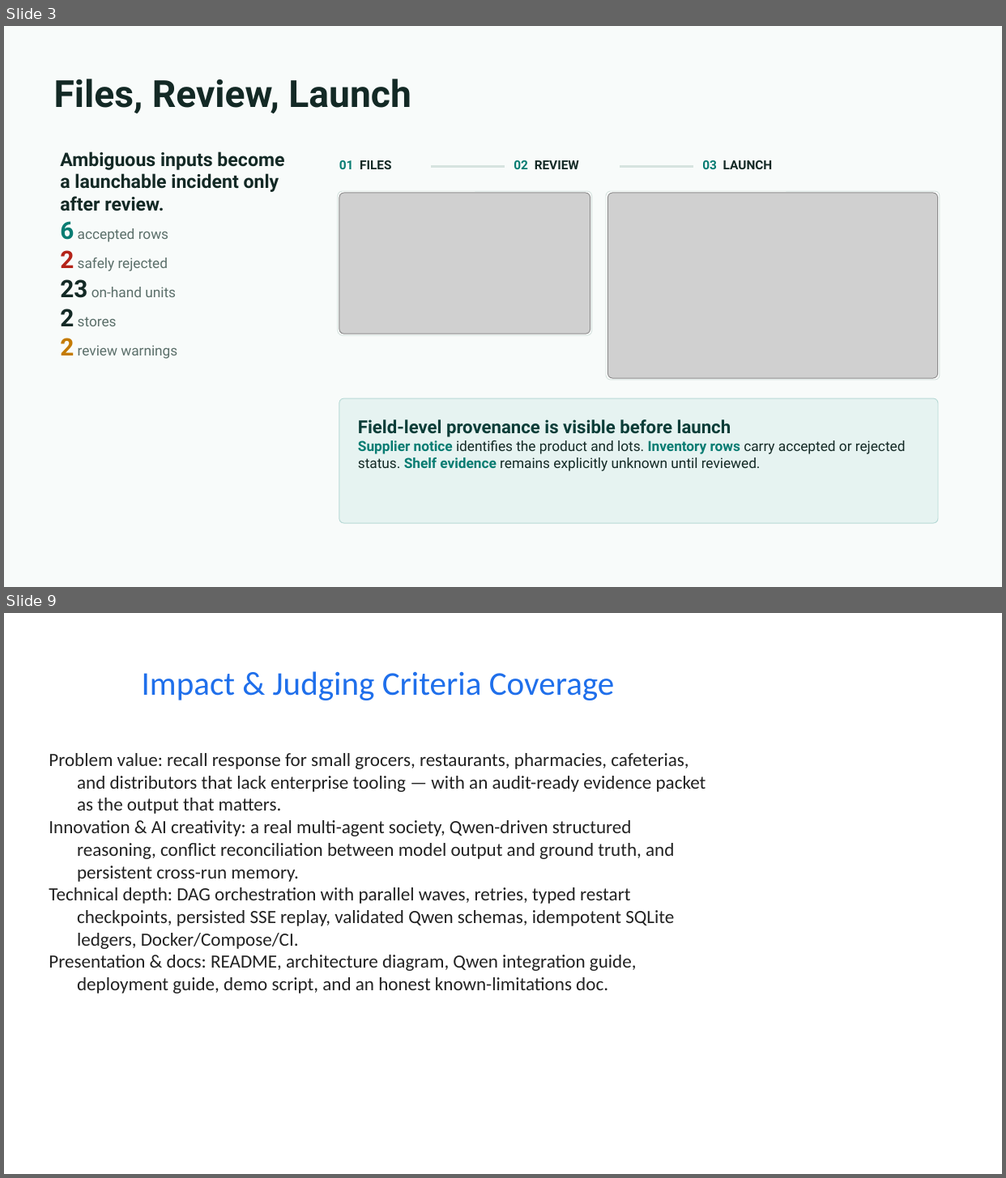
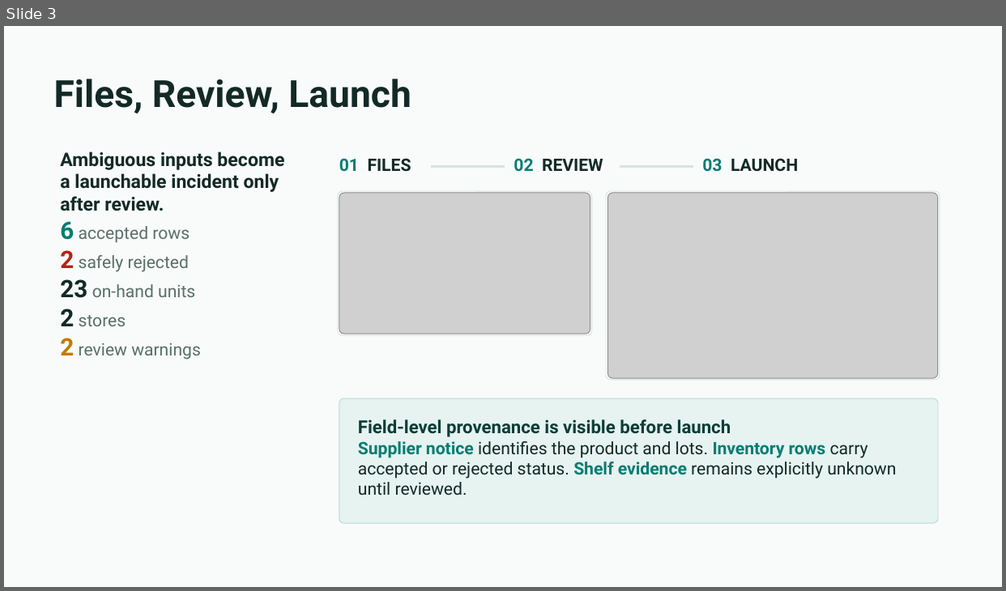
Before and after one commit to ankitranjan-dsai/batchhelm-ai, a slide deck: docs/presentation/batchhelm-ai-hackathon-deck.pptx. Shown one above the other, each under a label of ours: slides 3 and 9 before the commit, slide 3 after it; the slides between them are not shown. The pictures are 1006x1178 and 1006x591 pixels, drawn with LibreOffice and Linux fonts; fonts in the diff are those of the drawing; grey boxes stand for pictures. Boxes give left, top, right and bottom in pixels: in the first picture for what was removed or moved away, otherwise in the second. Text is boxed around its words. In the diff, an @@ line names an element or a change of style, - is before the commit and + after.

```diff
--- a/docs/presentation/batchhelm-ai-hackathon-deck.pptx
+++ b/docs/presentation/batchhelm-ai-hackathon-deck.pptx
@@ slide 9 removed at (4, 613, 1002, 1174), background #FFFFFF @@
@@ title removed at (142, 671, 615, 700) @@
-Impact & Judging Criteria Coverage
@@ text removed at (49, 753, 706, 994) @@
-Problem value: recall response for small grocers, restaurants, pharmacies, cafeterias, and distributors that lack enterprise tooling — with an audit-ready evidence packet as the output that matters.
-Innovation & AI creativity: a real multi-agent society, Qwen-driven structured reasoning, conflict reconciliation between model output and ground truth, and persistent cross-run memory.
-Technical depth: DAG orchestration with parallel waves, retries, typed restart checkpoints, persisted SSE replay, validated Qwen schemas, idempotent SQLite ledgers, Docker/Compose/CI.
-Presentation & docs: README, architecture diagram, Qwen integration guide, deployment guide, demo script, and an honest known-limitations doc.
@@ slide 3 changed as well @@
@@ size 12 to 16.5 pt in 3 elements at (339, 158, 411, 172), (513, 158, 603, 172), (702, 158, 798, 172) @@
@@ text at (60, 221, 201, 360): size 13.5 to 16.5 pt in "accepted rows", "safely rejected", "on-hand units", "stores" and 1 more places @@
@@ text at (358, 442, 896, 495): size 13.5 to 16.5 pt in "Supplier notice identifies the product and lots. ..." @@
```
Also in this commit, not shown: 6 other slides changed, 3 slides added, 2 other slides removed, 1 other file.
